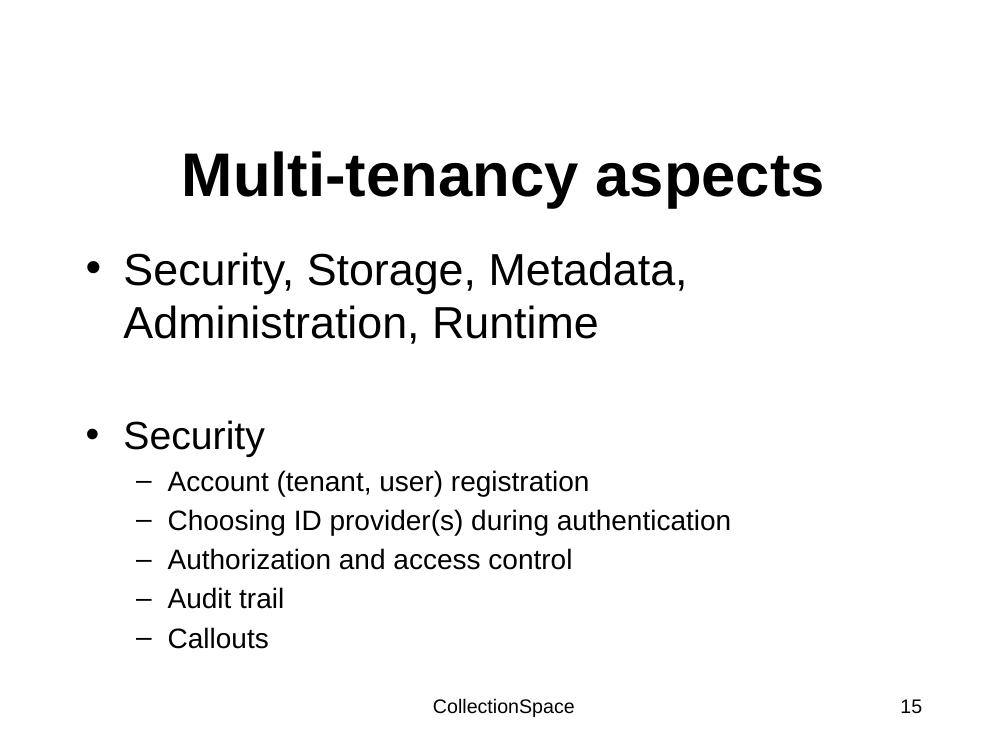
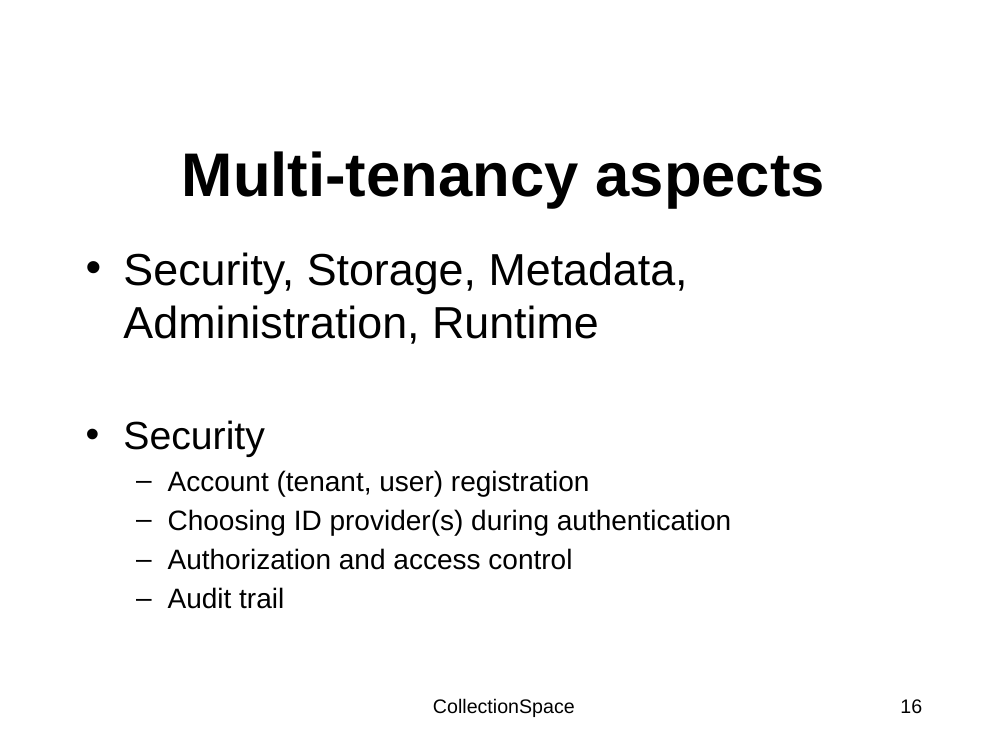
Before and after one commit to walkerart/services, a slide deck: slide 16 of docs/allteam-061409-toronto/Toronto_BehindTheScenes.pptx (slide 15 before the commit). Drawn at 1008x756 pixels with LibreOffice and Linux fonts; fonts in the diff are those of the drawing; background and template pictures are left out. Boxes give left, top, right and bottom in pixels: in the first picture for what was removed or moved away, otherwise in the second. Text is boxed around its words. In the diff, an @@ line names an element or a change of style, - is before the commit and + after.

```diff
--- a/docs/allteam-061409-toronto/Toronto_BehindTheScenes.pptx
+++ b/docs/allteam-061409-toronto/Toronto_BehindTheScenes.pptx
@@ text at (168,627,269,649): paragraph removed @@
-  – Callouts
@@ page number at (900,699,922,714): text changed @@
-15
+16
```
Also in this commit, not shown: 10 other slides changed, 2 slides added, 1 slide removed.
